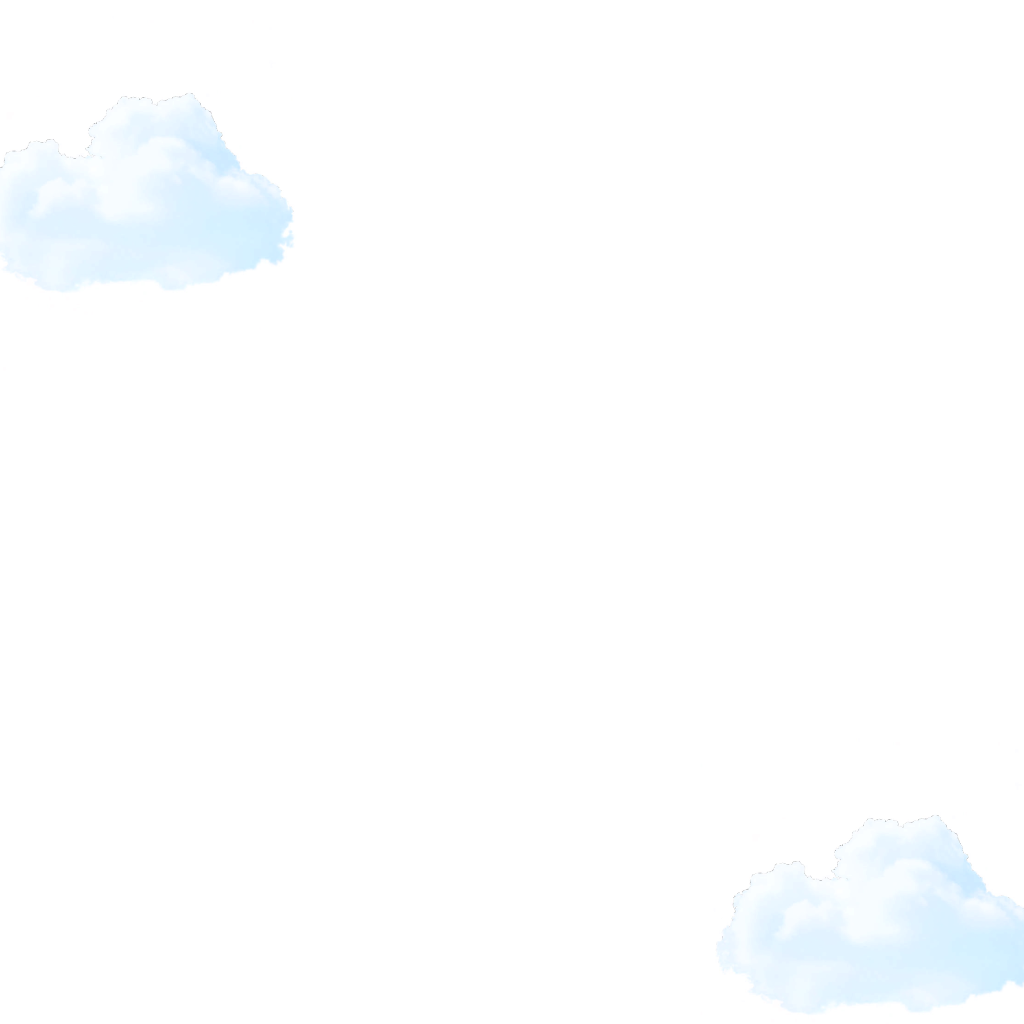
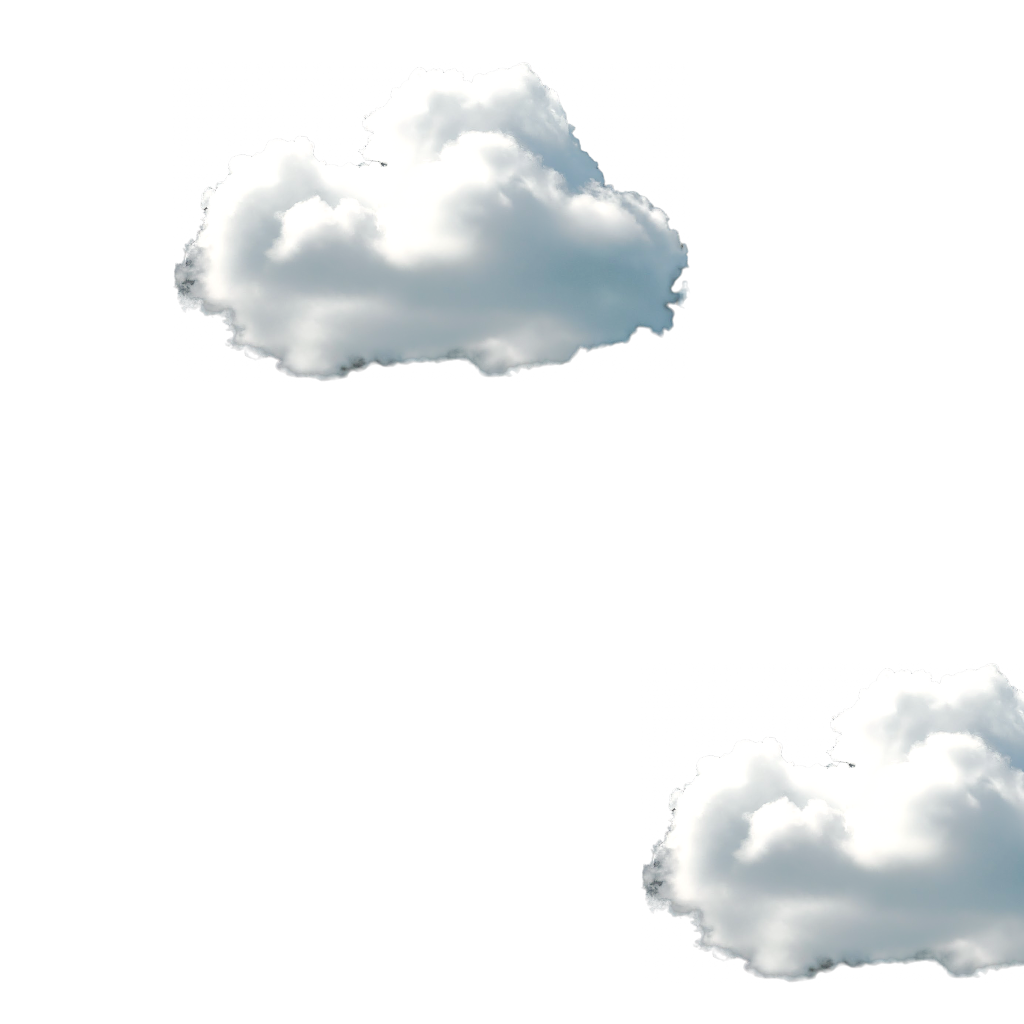
Layer changes from the first 1024 x 1024 image to the second:
painted on "Gemini_Generated_Image.jpg" over left=0, top=62, right=1024, bottom=1016
